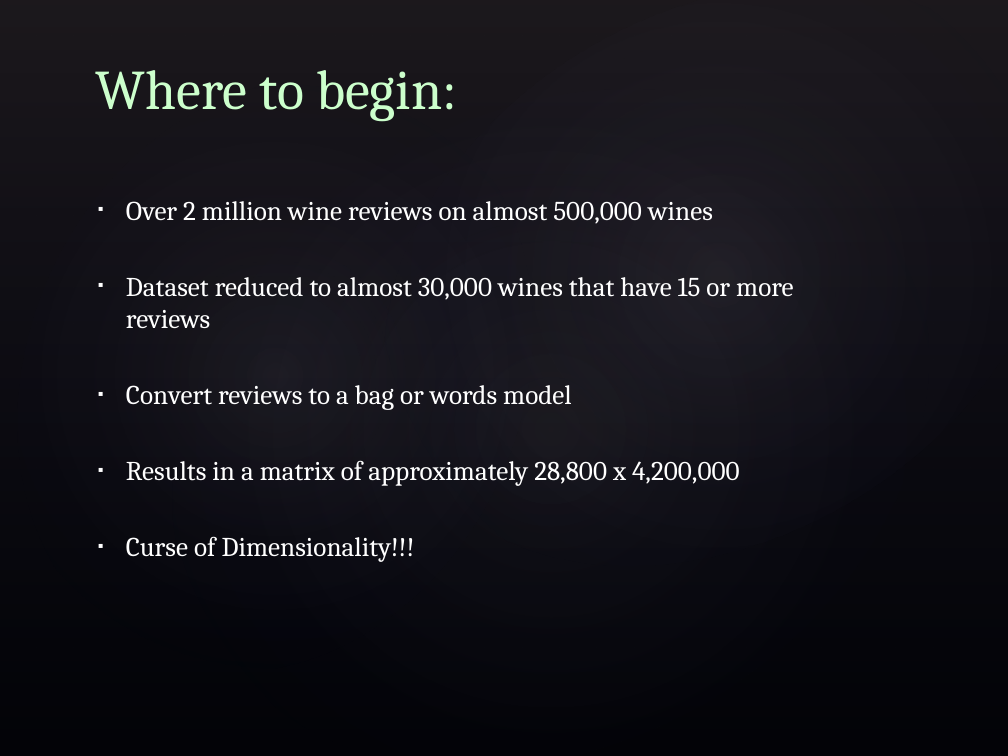
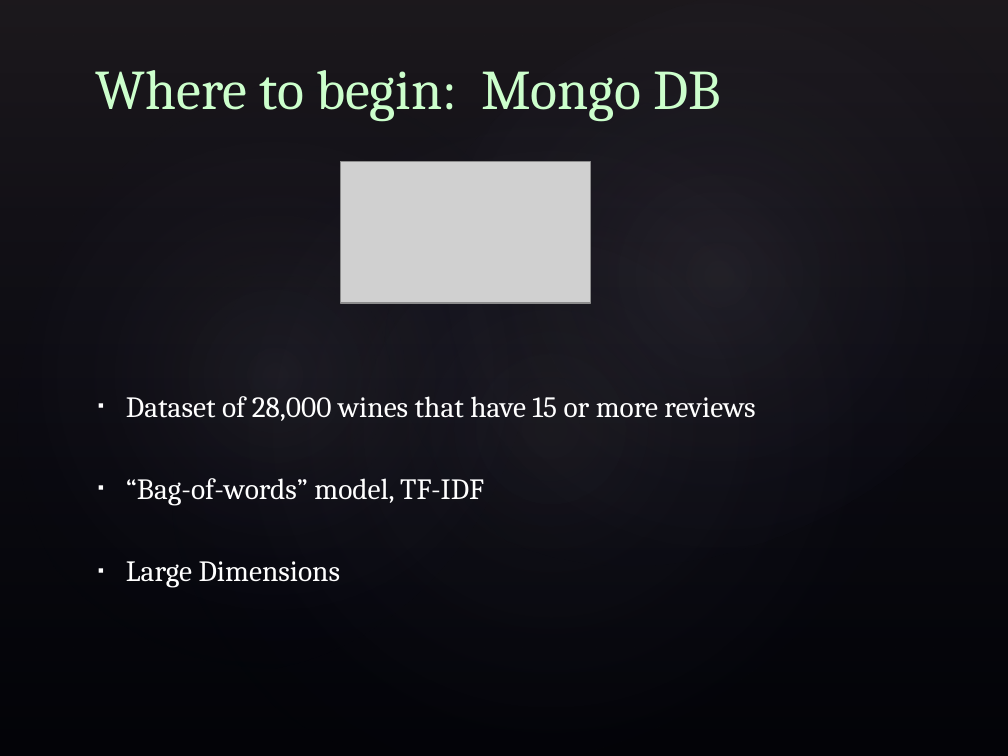
Before and after one commit to jodzi/flavor_fave, a slide deck: slide 3 of kojak_presentation.pptx. Drawn at 1008x756 pixels with LibreOffice and Linux fonts; fonts in the diff are those of the drawing; grey boxes stand for pictures; background and template pictures are left out. Boxes give left, top, right and bottom in pixels: in the first picture for what was removed or moved away, otherwise in the second. Text is boxed around its words. In the diff, an @@ line names an element or a change of style, - is before the commit and + after.

```diff
--- a/kojak_presentation.pptx
+++ b/kojak_presentation.pptx
@@ title at (96,70,720,122): text changed @@
-Where to begin:
+Where to begin: Mongo DB
@@ picture added at (340,162,591,303) @@
@@ text at (126,396,755,588): text changed; size 19.4 to 21 pt @@
-▪ Over 2 million wine reviews on almost 500,000 wines
-▪ Dataset reduced to almost 30,000 wines that have 15 or more reviews
-▪ Convert reviews to a bag or words model
-▪ Results in a matrix of approximately 28,800 x 4,200,000
-▪ Curse of Dimensionality!!!
+▪ Dataset of 28,000 wines that have 15 or more reviews
+▪ “Bag-of-words” model, TF-IDF
+▪ Large Dimensions
```
Also in this commit, not shown: 4 other slides changed, 1 slide added, 3 slides removed.
